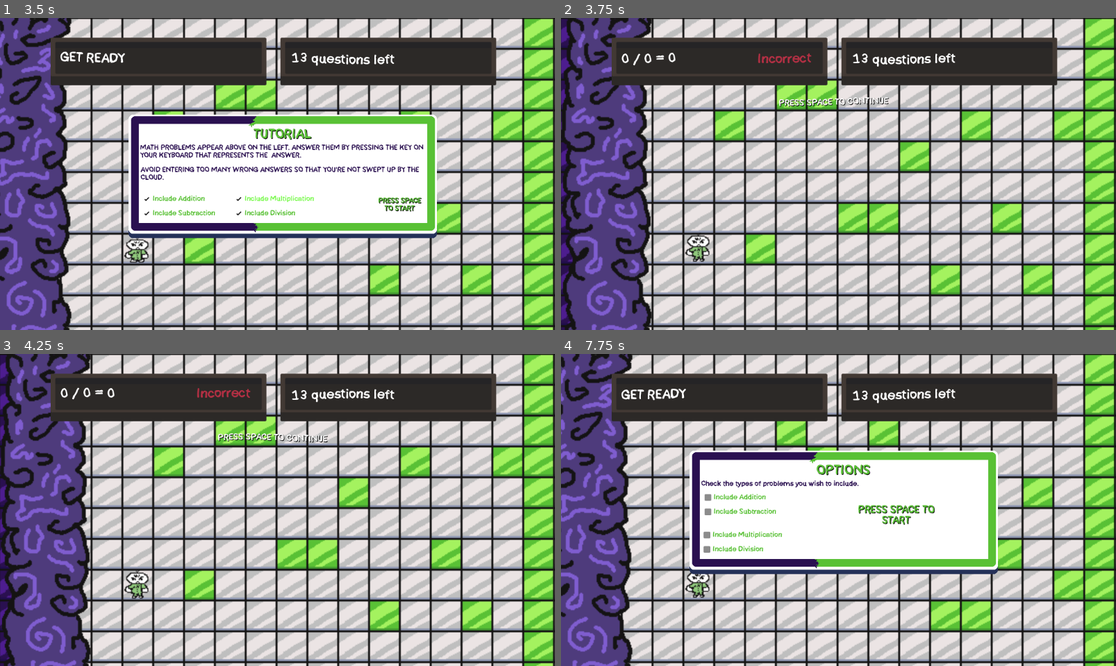
Above: before the commit, frames 1-4 (two rows, left to right).
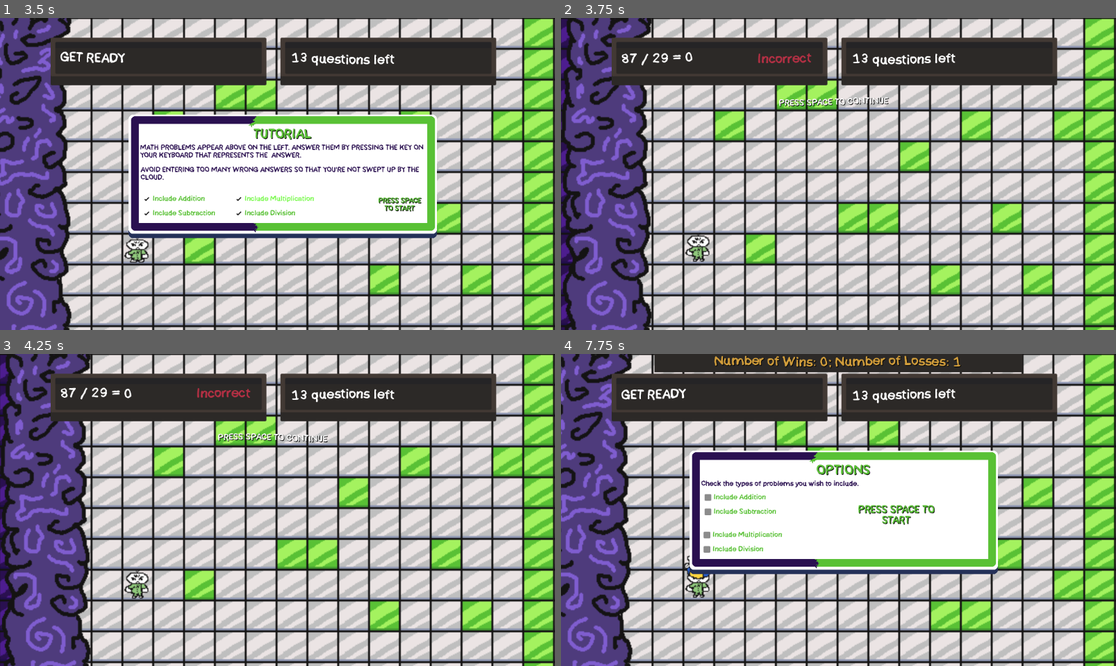
Above: after the commit, the same moments.

Repository: MxInput/Key-Running
Game: Godot game, scene res://nodes/game.tscn
The game is run twice, just before and just after one commit, with the same random seed, the same clock (stepped at 60 frames per second) and the same inputs.
Inputs (mouse positions are in pixels of both pictures, inside the frame that each line leads up to):
- Up to frame 1 (3.5 s): click "Include Addition" at 0.5 s; click "Include Subtraction" at 1.25 s; click "Include Division" at 2 s; click "Include Multiplication" at 2.75 s
- Up to frame 2 (3.75 s): tap Space (Space) at 3.5 s; move the mouse to (960, 158) at 3.52 s; hold Right from 3.53 s (still down); hold 0 (0) from 3.53 s (still down); click (960, 158) at 3.67 s
- Up to frame 3 (4.25 s): keep holding Right; keep holding 0 (0); tap 1 (1) at 3.8 s
- Up to frame 4 (7.75 s): tap Space (Space) every 0.75 s from 4.25 to 7.25 s; move the mouse to (727, 525) at 4.27 s; release Right at 4.28 s; release 0 (0) at 4.28 s; hold Down 4.28-5.03 s; tap 1 (1) at 4.35 s; tap 2 (2) at 4.55 s; move the mouse to (894, 441) at 5.02 s; hold Right 5.03-5.78 s; hold 2 (2) 5.03-5.78 s; tap 3 (3) at 5.3, 5.85 s; move the mouse to (810, 572) at 5.77 s; hold Up 5.78-6.53 s; click (810, 572) at 5.92 s; tap 4 (4) at 6.05 s; move the mouse to (1005, 556) at 6.52 s; hold 4 (4) 6.53-7.28 s; hold Left from 6.53 s (still down); tap 5 (5) at 6.8, 7.35 s; move the mouse to (672, 463) at 7.27 s; tap 6 (6) at 7.55 s

Frame 1 is identical in both runs. In frame 2, 0.2% of the frame differs, in the area x 10-24%, y 10-16%; in frame 3, 0.2%; in frame 4, 3.8%, in the area x 16-84%, y 0-73%.

Commit message:
Fixing division error

Diff:
--- a/nodes/game.tscn
+++ b/nodes/game.tscn
@@ -14,6 +14,7 @@
 [ext_resource type="Script" uid="uid://bxcs1l1eswosj" path="res://scripts/pick_tiles.gd" id="8_fjk5n"]
 [ext_resource type="Script" uid="uid://b7ws6xiyq5na7" path="res://scripts/relocate.gd" id="10_ff8ca"]
 [ext_resource type="Script" uid="uid://d26qeh80wia1" path="res://scripts/chase.gd" id="10_uodeg"]
+[ext_resource type="Texture2D" uid="uid://c71bewhxviw2e" path="res://images/crown.png" id="15_15wb7"]
 
 [sub_resource type="TileSetAtlasSource" id="TileSetAtlasSource_6hfer"]
 texture = ExtResource("3_g5j3c")
@@ -85,7 +86,7 @@
 reload_text = NodePath("../CanvasLayer/Reload")
 continue_text = NodePath("../CanvasLayer/Continue")
 
-[node name="Generate" type="Node" parent="." unique_id=1099294717 node_paths=PackedStringArray("problem_text", "correct_text", "place_handler", "cloud", "tutorial_screen", "options_screen", "continue_text")]
+[node name="Generate" type="Node" parent="." unique_id=1099294717 node_paths=PackedStringArray("problem_text", "correct_text", "place_handler", "cloud", "tutorial_screen", "options_screen", "continue_text", "winLossTeller", "player")]
 script = ExtResource("1_hneav")
 problem_text = NodePath("../CanvasLayer/Problem/ProblemLabel")
 correct_text = NodePath("../CanvasLayer/Problem/CorrectLabel")
@@ -94,6 +95,8 @@
 tutorial_screen = NodePath("../CanvasLayer/Tutorial")
 options_screen = NodePath("../CanvasLayer/Options")
 continue_text = NodePath("../CanvasLayer/Continue")
+winLossTeller = NodePath("../CanvasLayer/WinLossTeller")
+player = NodePath("../Player")
 
 [node name="Timer" type="Timer" parent="Generate" unique_id=1688733236]
 one_shot = true
@@ -289,6 +292,10 @@
 offset_right = 181.0
 offset_bottom = 113.0
 theme_override_colors/font_color = Color(0.34901962, 0.75686276, 0.20784314, 1)
+theme_override_colors/font_focus_color = Color(0.34901962, 0.75686276, 0.20784314, 1)
+theme_override_colors/font_pressed_color = Color(0.34901962, 0.75686276, 0.20784314, 1)
+theme_override_colors/font_hover_color = Color(0.34901962, 0.75686276, 0.20784314, 1)
+theme_override_colors/font_hover_pressed_color = Color(0.34901962, 0.75686276, 0.20784314, 1)
 theme_override_fonts/font = ExtResource("4_dv0a3")
 text = "Include Addition"
 
@@ -299,6 +306,10 @@
 offset_right = 184.0
 offset_bottom = 143.0
 theme_override_colors/font_color = Color(0.34901962, 0.75686276, 0.20784314, 1)
+theme_override_colors/font_focus_color = Color(0.34901962, 0.75686276, 0.20784314, 1)
+theme_override_colors/font_pressed_color = Color(0.34901962, 0.75686276, 0.20784314, 1)
+theme_override_colors/font_hover_color = Color(0.34901962, 0.75686276, 0.20784314, 1)
+theme_override_colors/font_hover_pressed_color = Color(0.34901962, 0.75686276, 0.20784314, 1)
 theme_override_fonts/font = ExtResource("4_dv0a3")
 text = "Include Subtraction"
 
@@ -309,6 +320,10 @@
 offset_right = 196.0
 offset_bottom = 191.0
 theme_override_colors/font_color = Color(0.34901962, 0.75686276, 0.20784314, 1)
+theme_override_colors/font_focus_color = Color(0.34901962, 0.75686276, 0.20784314, 1)
+theme_override_colors/font_pressed_color = Color(0.34901962, 0.75686276, 0.20784314, 1)
+theme_override_colors/font_hover_color = Color(0.34901962, 0.75686276, 0.20784314, 1)
+theme_override_colors/font_hover_pressed_color = Color(0.34901962, 0.75686276, 0.20784314, 1)
 theme_override_fonts/font = ExtResource("4_dv0a3")
 text = "Include Multiplication"
 
@@ -319,6 +334,10 @@
 offset_right = 204.0
 offset_bottom = 221.0
 theme_override_colors/font_color = Color(0.34901962, 0.75686276, 0.20784314, 1)
+theme_override_colors/font_focus_color = Color(0.34901962, 0.75686276, 0.20784314, 1)
+theme_override_colors/font_pressed_color = Color(0.34901962, 0.75686276, 0.20784314, 1)
+theme_override_colors/font_hover_color = Color(0.34901962, 0.75686276, 0.20784314, 1)
+theme_override_colors/font_hover_pressed_color = Color(0.34901962, 0.75686276, 0.20784314, 1)
 theme_override_fonts/font = ExtResource("4_dv0a3")
 text = "Include Division"
 
@@ -396,6 +415,30 @@
 theme_override_font_sizes/normal_font_size = 20
 bbcode_enabled = true
 text = "[wave]PRESS SPACE TO CONTINUE"
+horizontal_alignment = 1
+vertical_alignment = 1
+
+[node name="WinLossTeller" type="ColorRect" parent="CanvasLayer" unique_id=693452388]
+visible = false
+offset_left = 194.0
+offset_top = -2.0
+offset_right = 958.0
+offset_bottom = 38.0
+color = Color(0.17254902, 0.16078432, 0.15294118, 1)
+
+[node name="Label" type="RichTextLabel" parent="CanvasLayer/WinLossTeller" unique_id=874908663]
+layout_mode = 0
+offset_left = 1.0
+offset_top = 1.0
+offset_right = 761.0
+offset_bottom = 38.0
+theme_override_colors/default_color = Color(0.82519495, 0.61911154, 0.23457348, 1)
+theme_override_colors/font_outline_color = Color(0, 0, 0, 1)
+theme_override_colors/font_shadow_color = Color(0, 0, 0, 1)
+theme_override_fonts/normal_font = ExtResource("4_dv0a3")
+theme_override_font_sizes/normal_font_size = 30
+bbcode_enabled = true
+text = "[wave]Number of Wins: 0; Number of Losses: 0"
 horizontal_alignment = 1
 vertical_alignment = 1
 
@@ -433,7 +476,7 @@
 platform_floor_layers = 4294967040
 script = ExtResource("10_ff8ca")
 
-[node name="Sprite2D" type="AnimatedSprite2D" parent="Player" unique_id=1821169029]
+[node name="Player" type="AnimatedSprite2D" parent="Player" unique_id=1821169029]
 sprite_frames = SubResource("SpriteFrames_dv0a3")
 autoplay = "default"
 frame_progress = 0.3737097
@@ -442,4 +485,9 @@
 position = Vector2(-0.5, 0.5)
 shape = SubResource("RectangleShape2D_fjk5n")
 
+[node name="Hat" type="Sprite2D" parent="Player" unique_id=265277955]
+visible = false
+position = Vector2(-1, -19)
+texture = ExtResource("15_15wb7")
+
 [connection signal="timeout" from="Generate/Timer" to="Generate" method="_on_timer_timeout"]
--- a/scripts/chase.gd
+++ b/scripts/chase.gd
@@ -24,6 +24,8 @@
 
 	if (current_row >= player.current_row):
 		generation.dead = true;
+		TutorialStatus.losses += 1;
+		TutorialStatus.last_won = false;
 		place_display.text = "[wave] Game Over";
 		continue_text.visible = false;
 
--- a/scripts/generate_problem.gd
+++ b/scripts/generate_problem.gd
@@ -1,4 +1,6 @@
 extends Node
+
+@onready var propeller_texture : Texture2D = preload("res://images/propeller_hat.png")
 
 var generated = false;
 var answered = false;
@@ -31,6 +33,10 @@
 @export var options_screen : TextureRect;
 
 @export var continue_text : RichTextLabel;
+
+@export var winLossTeller : ColorRect;
+
+@export var player : CharacterBody2D;
 
 var selected_problems = []
 
@@ -40,6 +46,14 @@
 	else:
 		options_screen.visible = true;
 
+		player.find_child("Hat").visible = true;
+		if (!TutorialStatus.last_won):
+			player.find_child("Hat").texture = propeller_texture;
+
+	if (TutorialStatus.wins > 0 || TutorialStatus.losses > 0):
+		winLossTeller.visible = true;
+		winLossTeller.get_child(0).text = "[wave]Number of Wins: " + str(TutorialStatus.wins) + "; Number of Losses: " + str(TutorialStatus.losses);
+
 func get_basic_sub() -> Array[int]:
 	var answer = -1;
 	var num1 = 0;
@@ -86,20 +100,22 @@
 
 	var has_remainder = true;
 
-	while ((answer < 0 && !has_remainder) || (answer > 9 && !has_remainder)):
+	while ((answer < 0 || answer > 9) || has_remainder):
 		num1 = randi_range(0, max_minuend);
 		num2 = randi_range(0, max_minuend);
 
+		if (num2 == 0):
+			continue;
+
 		answer = num1 / num2;
 
 		var remainder = num1 % num2
 
-		if (remainder > 0 || (num1 == 0 && num2 == 0)):
+		if (remainder != 0):
 			has_remainder = true;
 		else:
 			has_remainder = false;
 
-	print(answer);
 	return [answer, num1, num2];
 
 func _input(event) -> void:
--- a/scripts/placement_handler.gd
+++ b/scripts/placement_handler.gd
@@ -23,6 +23,9 @@
 	place_display.text = "[wave]" + str(final_place - place) + " questions left";
 
 	if (place == final_place):
+		TutorialStatus.wins += 1;
+		TutorialStatus.last_won = true;
+
 		place_display.text = "[wave] Complete";
 		generation.victory = true;
 
--- a/scripts/tutorial_status.gd
+++ b/scripts/tutorial_status.gd
@@ -1,3 +1,7 @@
 extends Node
 
 var tutorial = false;
+var wins := 0;
+var losses := 0;
+
+var last_won := false;
Binary file added: images/crown.png
Not shown, added: images/crown.png.import
Binary file added: images/propeller_hat.png
Not shown, added: images/propeller_hat.png.import
